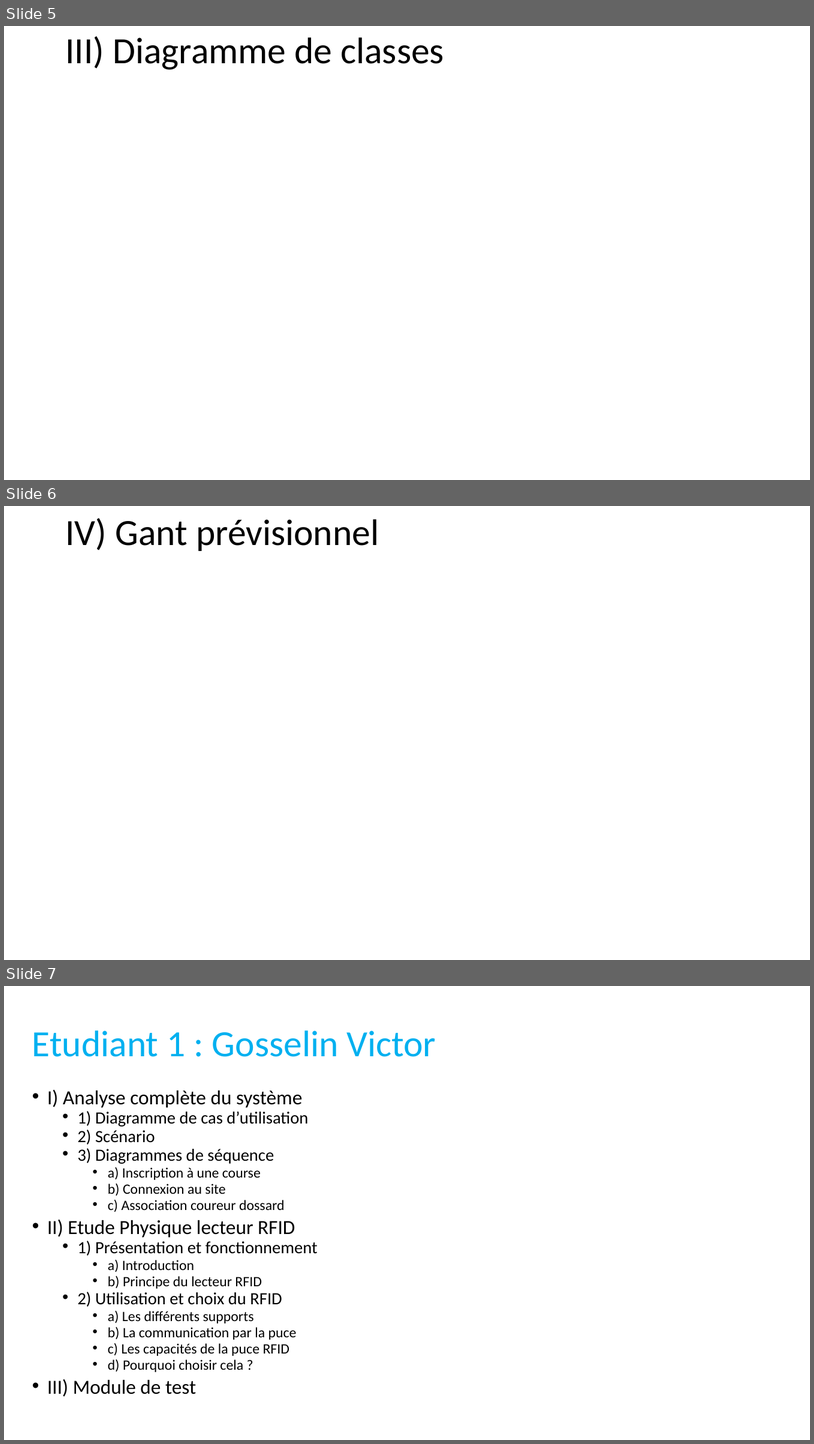
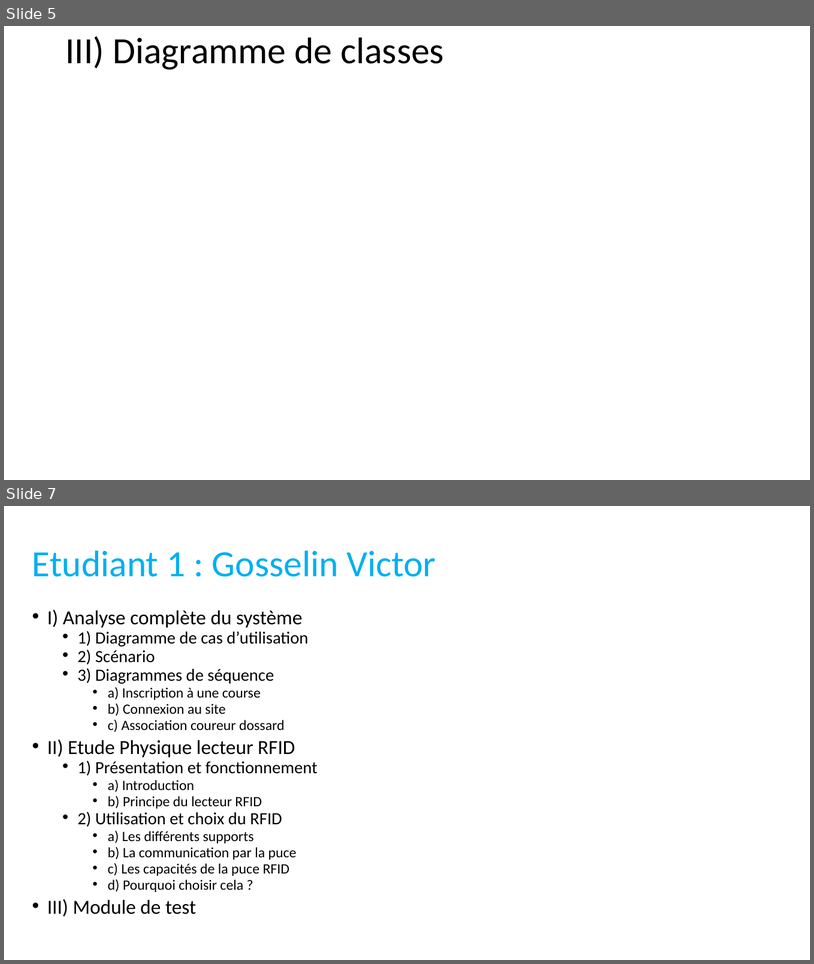
Before and after one commit to Maja2308/Projet_Cross, a slide deck: Diagrammes Communs/Presentation_Revue0.pptx. Shown one above the other, each under a label of ours: slides 5, 6 and 7 before the commit, slides 5 and 7 after it; the slides between them are not shown. The pictures are 814x1444 and 814x964 pixels, drawn with LibreOffice and Linux fonts; fonts in the diff are those of the drawing. Boxes give left, top, right and bottom in pixels: in the first picture for what was removed or moved away, otherwise in the second. Text is boxed around its words. In the diff, an @@ line names an element or a change of style, - is before the commit and + after.

```diff
--- a/Diagrammes Communs/Presentation_Revue0.pptx
+++ b/Diagrammes Communs/Presentation_Revue0.pptx
@@ slide 6 removed at [4, 506, 810, 960], background #FFFFFF @@
@@ title removed at [65, 518, 379, 551] @@
-IV) Gant prévisionnel
```
Also in this commit, not shown: 2 slides changed, 6 slides added, 3 other files.
